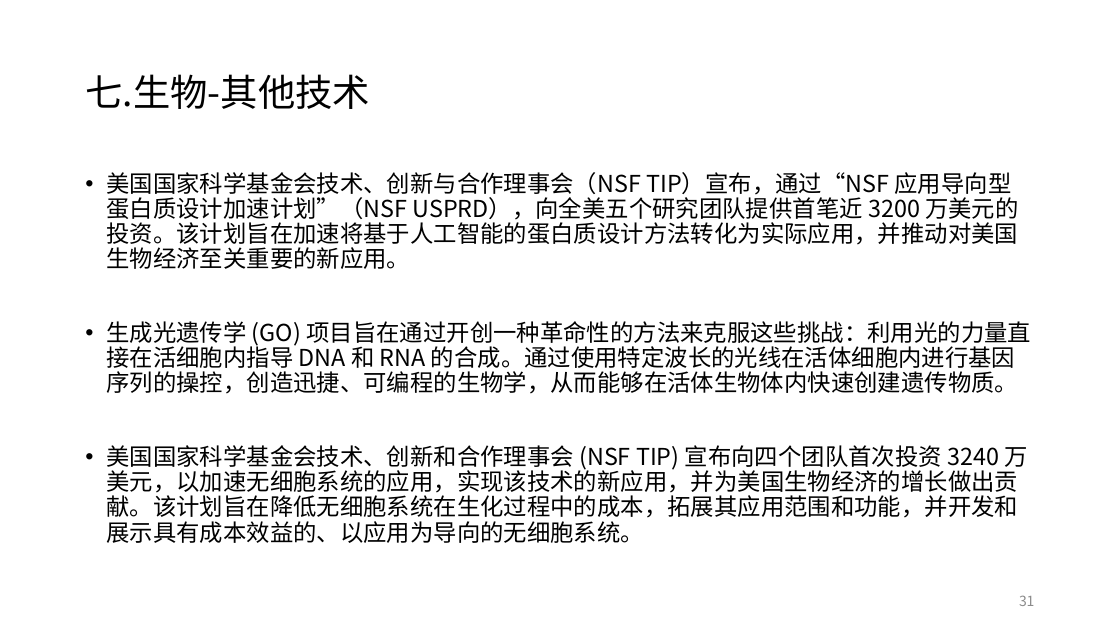
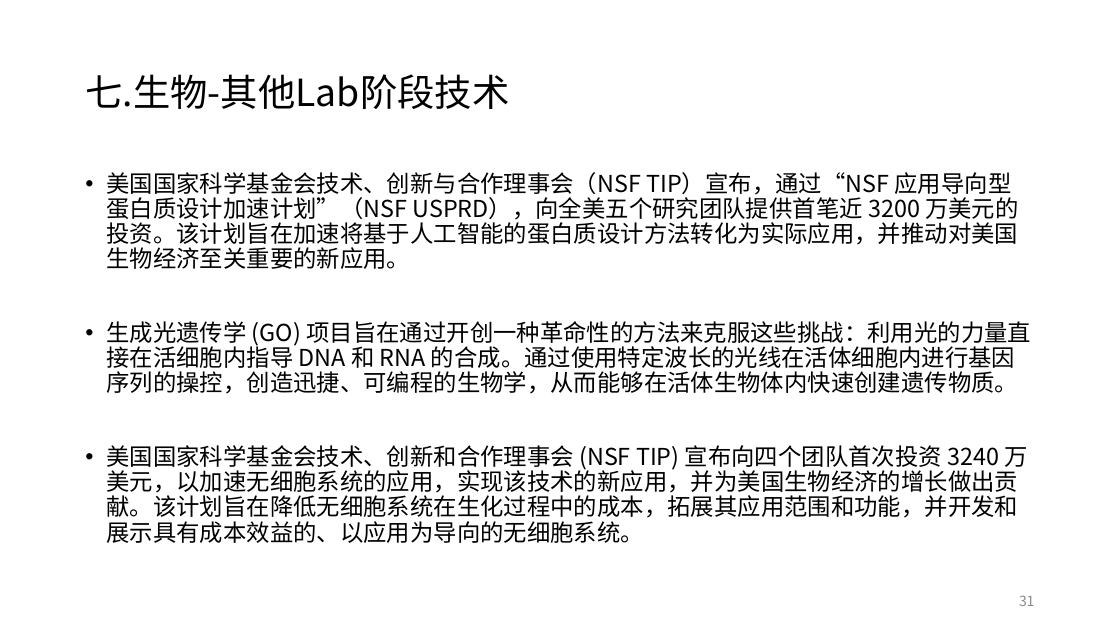
Before and after one commit to Evenszhou/research-reports, a slide deck: slide 31 of 美国产业政策报告/美国产业政策2024-2025.pptx. Drawn at 1120x630 pixels with LibreOffice and Linux fonts; fonts in the diff are those of the drawing. Boxes give left, top, right and bottom in pixels: in the first picture for what was removed or moved away, otherwise in the second. Text is boxed around its words. In the diff, an @@ line names an element or a change of style, - is before the commit and + after.

```diff
--- a/美国产业政策报告/美国产业政策2024-2025.pptx
+++ b/美国产业政策报告/美国产业政策2024-2025.pptx
@@ title at (85,74,509,109): text changed @@
-七.生物-其他技术
+七.生物-其他Lab阶段技术
```
Also in this commit, not shown: 5 other slides changed, 22 other files.
